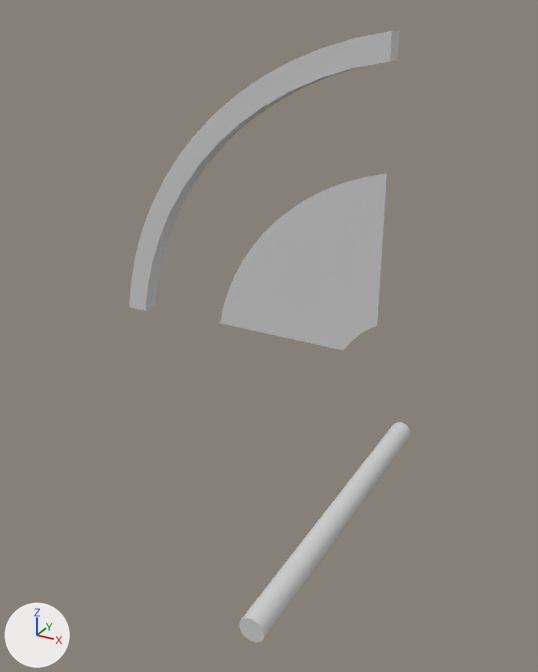
The OBJ model SamLabs.Gfx.Viewer/Models/Rotate.obj, before and after one commit.
Camera for both pictures: a 50 mm lens placed at (3.95, -13.67, 7.79), pointed at (-1.91, -3.03, 2.47). Lighting does not change. The marker at lower left points along +X, +Y and +Z. Where no turn or scale is listed for an object, it has been applied to the vertices.

Names of what the first picture shows: 'Rotate'.
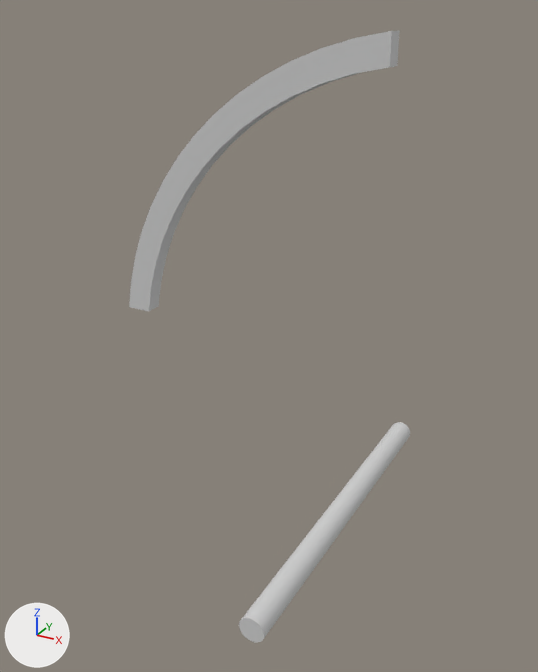
What differs and where, as boxes [x1, y1, x2, y2] in the pictures (538 x 672 px; the box of a moved part takes in the faces that stretch with it):
part 1 of me_rotate, deleted: before [220, 173, 387, 350]
part 2 of me_rotate, moved or reshaped: [129, 30, 400, 311] in both

Patch to the scene script:
```diff
--- a/SamLabs.Gfx.Viewer/Models/Rotate.obj.py
+++ b/SamLabs.Gfx.Viewer/Models/Rotate.obj.py
@@ me_rotate @@
 me_rotate.from_pydata(...)  # 245 vertices, 461 faces; spans x -7.43..0.2, y -7.0..0.2, z -0.2..7.43
 # used by ob_rotate; location = (0.0, 0.0, 0.0)
 # verts and faces of me_rotate; kept vertices keep their numbers, new ones are numbered from 245
 # before: 1 (-1.0, 0.2, 6.93) at pixel (397, 60), 2 (-1.68, 0.2, 6.8) at pixel (362, 66), 3 (-2.34, 0.2, 6.6) at pixel (330, 76), 4 (-2.98, 0.2, 6.33) at pixel (300, 89), 5 (-3.59, 0.2, 6.01) at pixel (273, 104)
 # before: 6 (-4.16, 0.2, 5.63) at pixel (248, 122), 7 (-4.7, 0.2, 5.19) at pixel (227, 141), 8 (-5.19, 0.2, 4.7) at pixel (209, 162), 9 (-5.63, 0.2, 4.16) at pixel (193, 184), 10 (-6.01, 0.2, 3.59) at pixel (180, 207)
 # before: 11 (-6.33, 0.2, 2.98) at pixel (170, 231), 12 (-6.6, 0.2, 2.34) at pixel (162, 256), 13 (-6.8, 0.2, 1.68) at pixel (157, 280), 14 (-6.93, 0.2, 1.0) at pixel (155, 305), 29 (-1.0, -0.2, 6.93) at pixel (390, 61)
 # before: 30 (-1.68, -0.2, 6.8) at pixel (354, 68), 31 (-2.34, -0.2, 6.6) at pixel (321, 78), 32 (-2.98, -0.2, 6.33) at pixel (291, 91), 33 (-3.59, -0.2, 6.01) at pixel (263, 106), 34 (-4.16, -0.2, 5.63) at pixel (239, 124)
 # before: 35 (-4.7, -0.2, 5.19) at pixel (217, 144), 36 (-5.19, -0.2, 4.7) at pixel (198, 165), 37 (-5.63, -0.2, 4.16) at pixel (183, 188), 38 (-6.01, -0.2, 3.59) at pixel (170, 211), 39 (-6.33, -0.2, 2.98) at pixel (160, 235)
 # before: 40 (-6.6, -0.2, 2.34) at pixel (152, 260), 41 (-6.8, -0.2, 1.68) at pixel (147, 285), 42 (-6.93, -0.2, 1.0) at pixel (145, 310)
+# me_rotate part 1: the loose piece of 19 vertices spanning x -4.9..-1.0, y 0.0, z 1.0..4.9 is deleted
+# me_rotate part 2
+for i in [5, 6, 33, 34]: verts[i] += (0.05, 0.0, -0.09)
+for i in [9, 10, 37, 38]: verts[i] += (0.09, 0.0, -0.05)
+verts[1] = (-1.0, 0.2, 6.83)  # moved, pixel (397, 66)
+verts[29] = (-1.0, -0.2, 6.83)  # moved, pixel (389, 67)
+verts[2] = (-1.67, 0.2, 6.7)  # moved, pixel (363, 72)
+verts[30] = (-1.67, -0.2, 6.7)  # moved, pixel (354, 73)
+verts[3] = (-2.32, 0.2, 6.5)  # moved, pixel (331, 81)
+verts[31] = (-2.32, -0.2, 6.5)  # moved, pixel (322, 83)
+verts[4] = (-2.94, 0.2, 6.24)  # moved, pixel (301, 94)
+verts[32] = (-2.94, -0.2, 6.24)  # moved, pixel (292, 96)
+verts[7] = (-4.63, 0.2, 5.11)  # moved, pixel (230, 145)
+verts[35] = (-4.63, -0.2, 5.11)  # moved, pixel (220, 148)
+verts[8] = (-5.11, 0.2, 4.63)  # moved, pixel (212, 165)
+verts[36] = (-5.11, -0.2, 4.63)  # moved, pixel (201, 168)
+verts[11] = (-6.24, 0.2, 2.94)  # moved, pixel (173, 233)
+verts[39] = (-6.24, -0.2, 2.94)  # moved, pixel (163, 237)
+verts[12] = (-6.5, 0.2, 2.32)  # moved, pixel (166, 257)
+verts[40] = (-6.5, -0.2, 2.32)  # moved, pixel (156, 262)
+verts[13] = (-6.7, 0.2, 1.67)  # moved, pixel (161, 281)
+verts[41] = (-6.7, -0.2, 1.67)  # moved, pixel (151, 286)
+verts[14] = (-6.83, 0.2, 1.0)  # moved, pixel (158, 306)
+verts[42] = (-6.83, -0.2, 1.0)  # moved, pixel (148, 311)
 me_rotate.materials.append(mat_steel___satin)
```
